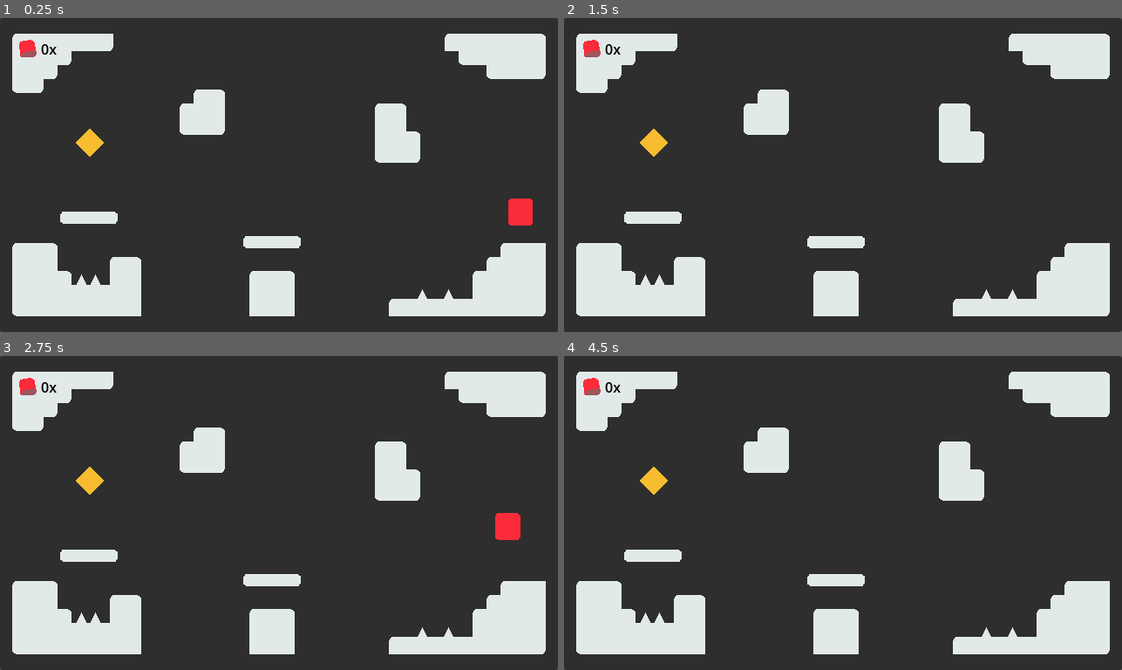
Above: before the commit, frames 1-4 (two rows, left to right).
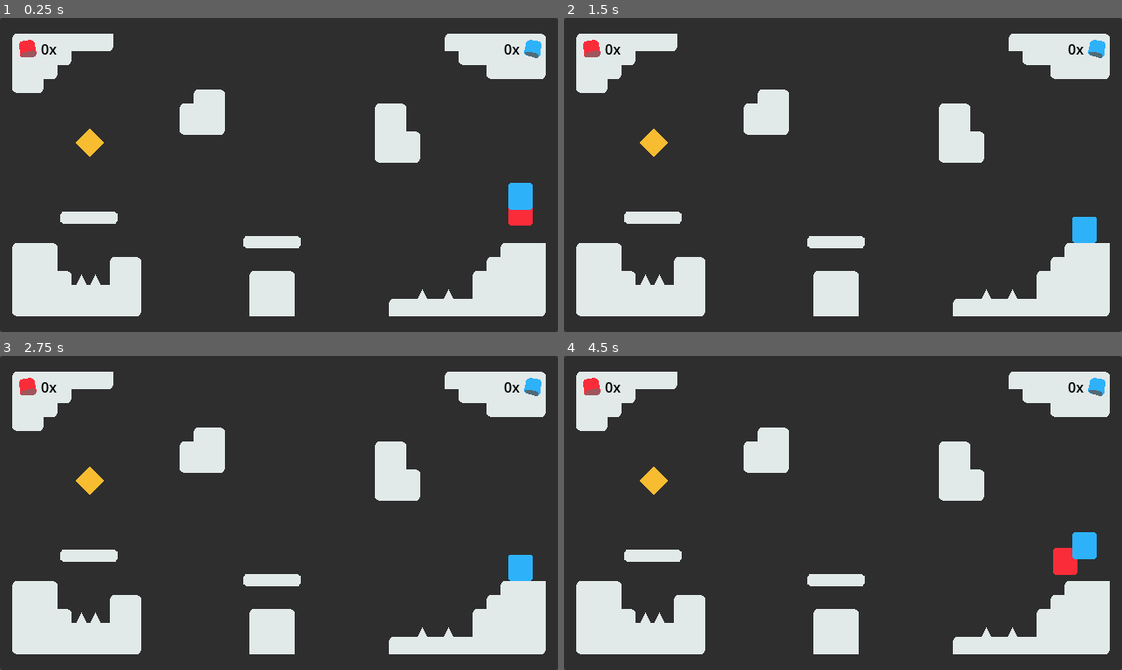
Above: after the commit, the same moments.

Repository: Juawo/PickGem
Game: Godot game, scene res://Scenes/Levels/level_2.tscn
Two runs of this game, one before a commit and one after it. Both use one fixed random seed, a clock stepped at 60 frames per second and the inputs below. This scene is started directly instead of the project's main scene.
Inputs:
- Up to frame 1 (0.25 s): no input
- Up to frame 2 (1.5 s): hold D (move_right_player1) from 0.53 s (still down); tap Left (move_left_player2) at 0.6 s; tap W (move_up_player1) at 0.77 s; tap Enter at 1.25 s; tap Right (move_right_player2) at 1.35 s
- Up to frame 3 (2.75 s): tap W (move_up_player1) at 1.52 s; tap Space at 2 s; release D (move_right_player1) at 2.03 s; hold A (move_left_player1) from 2.03 s (still down); tap Up (move_up_player2) at 2.1 s
- Up to frame 4 (4.5 s): release A (move_left_player1) at 2.78 s; hold D (move_right_player1) 2.78-4.28 s; tap Left (move_left_player2) at 2.85 s; tap W (move_up_player1) at 3.02, 3.77 s; tap Enter at 3.5 s; tap Right (move_right_player2) at 3.6 s; hold A (move_left_player1) from 4.28 s (still down); tap Up (move_up_player2) at 4.35 s

The runs differ from the first frame. In frame 1, 0.6% of the frame differs, in the area x 24-98%, y 6-95%; in frame 2, 0.6%; in frame 3, 0.9%; in frame 4, 0.9%.

Commit message:
Adicionando particles quando Players morrem e houve alterações no spike mas foram removidas

Diff:
--- a/pickgemgame/Scenes/Ground_Plataforms/spike.tscn
+++ b/pickgemgame/Scenes/Ground_Plataforms/spike.tscn
@@ -6,8 +6,8 @@
 [sub_resource type="RectangleShape2D" id="RectangleShape2D_di5l6"]
 size = Vector2(5, 8.5)
 
-[sub_resource type="RectangleShape2D" id="RectangleShape2D_qk078"]
-size = Vector2(11, 13.5)
+[sub_resource type="RectangleShape2D" id="RectangleShape2D_0nyti"]
+size = Vector2(9.73452, 13.5575)
 
 [node name="spike" type="StaticBody2D"]
 position = Vector2(0, -10)
@@ -21,11 +21,12 @@
 position = Vector2(0.5, 5.25)
 shape = SubResource("RectangleShape2D_di5l6")
 
-[node name="hurtbox" type="Area2D" parent="."]
+[node name="Hurt_box" type="Area2D" parent="."]
+position = Vector2(0, 0.28)
+scale = Vector2(1.25, 0.922)
 
-[node name="collision2" type="CollisionShape2D" parent="hurtbox"]
-position = Vector2(0.5, 2.75)
-shape = SubResource("RectangleShape2D_qk078")
-debug_color = Color(0.972133, 0, 0.443166, 0.42)
+[node name="CollisionShape2D" type="CollisionShape2D" parent="Hurt_box"]
+position = Vector2(0.442478, 3.22126)
+shape = SubResource("RectangleShape2D_0nyti")
 
-[connection signal="body_entered" from="hurtbox" to="." method="_on_hurtbox_body_entered"]
+[connection signal="body_entered" from="Hurt_box" to="." method="_on_hurt_box_body_entered"]
--- a/pickgemgame/Scenes/Levels/level_2.tscn
+++ b/pickgemgame/Scenes/Levels/level_2.tscn
@@ -14,6 +14,7 @@
 
 [node name="level_2" type="Node2D"]
 script = ExtResource("1_olot2")
+metadata/_edit_vertical_guides_ = [189.0]
 
 [node name="background" parent="." instance=ExtResource("1_axrv5")]
 offset_right = 640.0
@@ -27,7 +28,7 @@
 
 [node name="tile_map_ground" parent="." instance=ExtResource("4_cbo25")]
 position = Vector2(0, 4)
-tile_map_data = PackedByteArray("AAAmAAIAAAACAAAAAAAmAAMAAAA …(856 unchanged characters)… JABIAAAABAAAAAAAJABMAAAABAAAAAAAJABQAAAABAAAAAAABABAAAAAAAAAAAAACABAAAAABAAAAAAADABA …(959 unchanged characters)…
+tile_map_data = PackedByteArray("AAAmAAIAAAACAAAAAAAmAAMAAAA …(856 unchanged characters)… JABIAAAABAAAAAAAJABMAAAABAAAAAAAJABQAAAACAAIAAAABABAAAAAAAAAAAAACABAAAAABAAAAAAADABA …(959 unchanged characters)…
 
 [node name="death_area" parent="." instance=ExtResource("6_njvdm")]
 position = Vector2(320, 356)
--- a/pickgemgame/Scenes/Players/death_area.tscn
+++ b/pickgemgame/Scenes/Players/death_area.tscn
@@ -1,12 +1,15 @@
-[gd_scene load_steps=3 format=3 uid="uid://c1q71t0ur76iu"]
+[gd_scene load_steps=4 format=3 uid="uid://c1q71t0ur76iu"]
 
 [ext_resource type="Script" path="res://Scripts/death_area.gd" id="1_yp7cj"]
 
 [sub_resource type="RectangleShape2D" id="RectangleShape2D_eudop"]
 size = Vector2(640, 20)
 
+[sub_resource type="Curve" id="Curve_1klf6"]
+_data = [Vector2(0, 1), 0.0, 0.0, 0, 0, Vector2(1, 0.098901), 0.0, 0.0, 0, 0]
+point_count = 2
+
 [node name="death_area" type="Area2D"]
-position = Vector2(0, -20)
 script = ExtResource("1_yp7cj")
 
 [node name="reset_timer" type="Timer" parent="."]
@@ -15,5 +18,39 @@
 [node name="CollisionShape2D" type="CollisionShape2D" parent="."]
 shape = SubResource("RectangleShape2D_eudop")
 
+[node name="cpu_particles_P1" type="CPUParticles2D" parent="."]
+emitting = false
+amount = 30
+lifetime = 0.8
+one_shot = true
+explosiveness = 1.0
+direction = Vector2(0, -1)
+spread = 20.0
+initial_velocity_min = 400.0
+initial_velocity_max = 500.0
+radial_accel_max = 100.0
+damping_max = 7.0
+scale_amount_min = 10.0
+scale_amount_max = 15.0
+scale_amount_curve = SubResource("Curve_1klf6")
+color = Color(0.980392, 0.172549, 0.227451, 1)
+
+[node name="cpu_particles_P2" type="CPUParticles2D" parent="."]
+emitting = false
+amount = 30
+lifetime = 0.8
+one_shot = true
+explosiveness = 1.0
+direction = Vector2(0, -1)
+spread = 20.0
+initial_velocity_min = 400.0
+initial_velocity_max = 500.0
+radial_accel_max = 100.0
+damping_max = 7.0
+scale_amount_min = 10.0
+scale_amount_max = 15.0
+scale_amount_curve = SubResource("Curve_1klf6")
+color = Color(0.176471, 0.698039, 0.980392, 1)
+
 [connection signal="body_entered" from="." to="." method="_on_body_entered"]
 [connection signal="timeout" from="reset_timer" to="." method="_on_reset_timer_timeout"]
--- a/pickgemgame/Scripts/death_area.gd
+++ b/pickgemgame/Scripts/death_area.gd
@@ -1,10 +1,25 @@
 extends Area2D
 
 @onready var reset_timer: Timer = $reset_timer
+@onready var cpu_particles_p1: CPUParticles2D = $cpu_particles_P1
+@onready var cpu_particles_p2: CPUParticles2D = $cpu_particles_P2
 
-func _on_body_entered(body: Node2D) -> void:
+var player_is_death : CharacterBody2D
+
+func _on_body_entered(body: CharacterBody2D) -> void:
 	if body.is_in_group("Players"):
-		reset_timer.start(1.0)
+		death_particle(body)
+		reset_timer.start(3.0)
+
+func death_particle(player: CharacterBody2D):
+	if player.is_in_group("Players"):
+		if player.name == "player_1":
+			cpu_particles_p1.global_position.x = player.global_position.x
+			cpu_particles_p1.emitting = true
+		if player.name == "player_2":
+			cpu_particles_p2.global_position.x = player.global_position.x
+			cpu_particles_p2.emitting = true
+
 
 func _on_reset_timer_timeout() -> void:
 	get_tree().reload_current_scene()
--- a/pickgemgame/Scripts/globals.gd
+++ b/pickgemgame/Scripts/globals.gd
@@ -1,5 +1,5 @@
 extends Node
 
-var multiplayer_on : bool = false
+var multiplayer_on : bool = true
 var score_player_1 := 0
 var score_player_2 := 0
--- a/pickgemgame/Scripts/spike.gd
+++ b/pickgemgame/Scripts/spike.gd
@@ -1,5 +1,6 @@
 extends StaticBody2D
 
-func _on_hurtbox_body_entered(body: CharacterBody2D) -> void:
+
+func _on_hurt_box_body_entered(body: CharacterBody2D) -> void:
 	if body.is_in_group("Players"):
-		get_tree().reload_current_scene()
+			get_tree().reload_current_scene()
